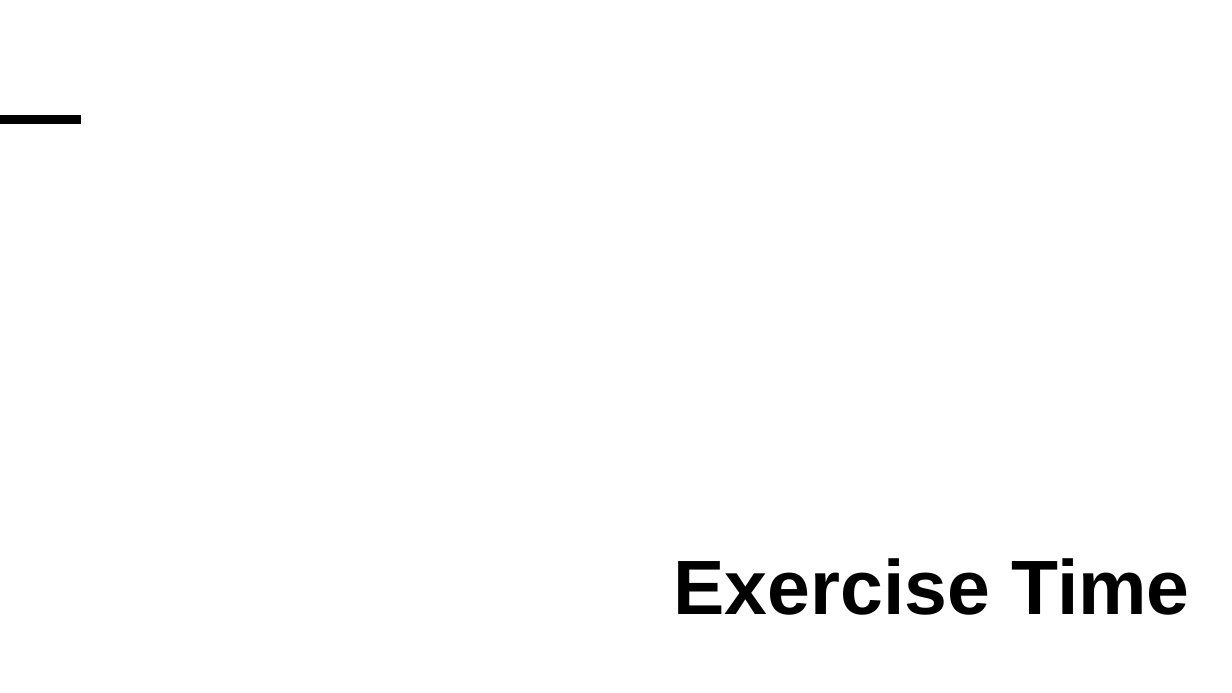
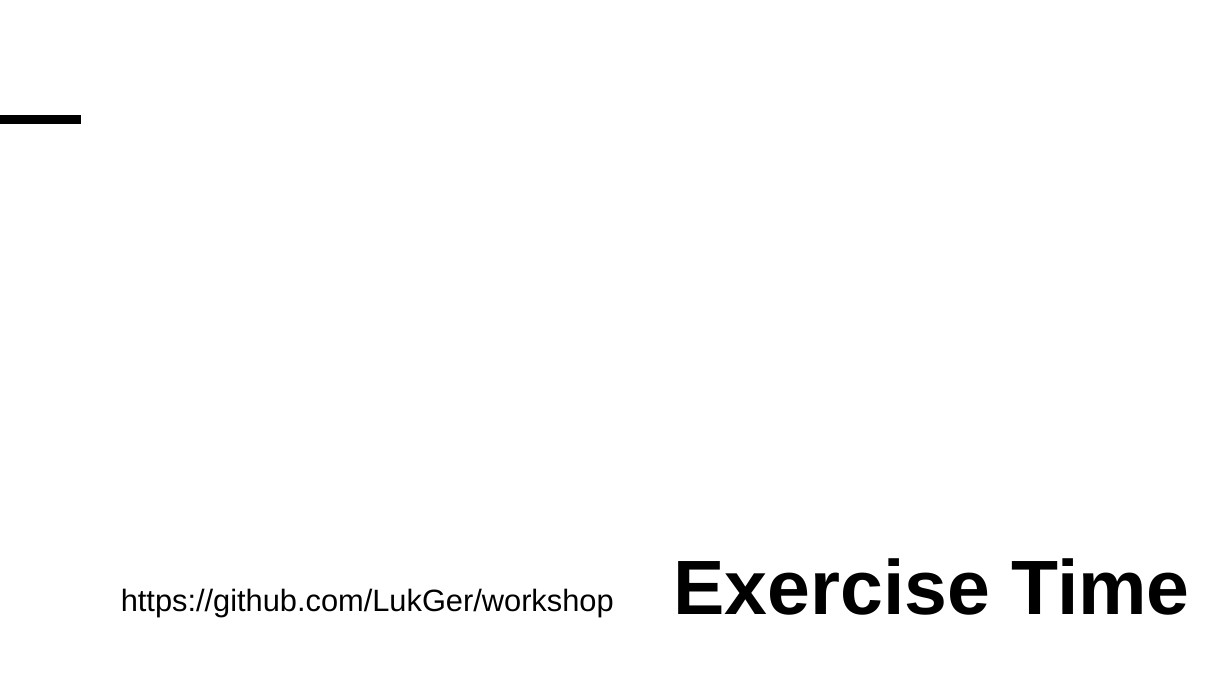
Before and after one commit to LukGer/workshop, a slide deck: slide 3 of Presentation.pptx. Drawn at 1232x693 pixels with LibreOffice and Linux fonts; fonts in the diff are those of the drawing. Boxes give left, top, right and bottom in pixels: in the first picture for what was removed or moved away, otherwise in the second. Text is boxed around its words. In the diff, an @@ line names an element or a change of style, - is before the commit and + after.

Commit message:
updated presentation

```diff
--- a/Presentation.pptx
+++ b/Presentation.pptx
@@ text added at (121,588,614,616), 24 pt, text #000000 @@
+https://github.com/LukGer/workshop
```
